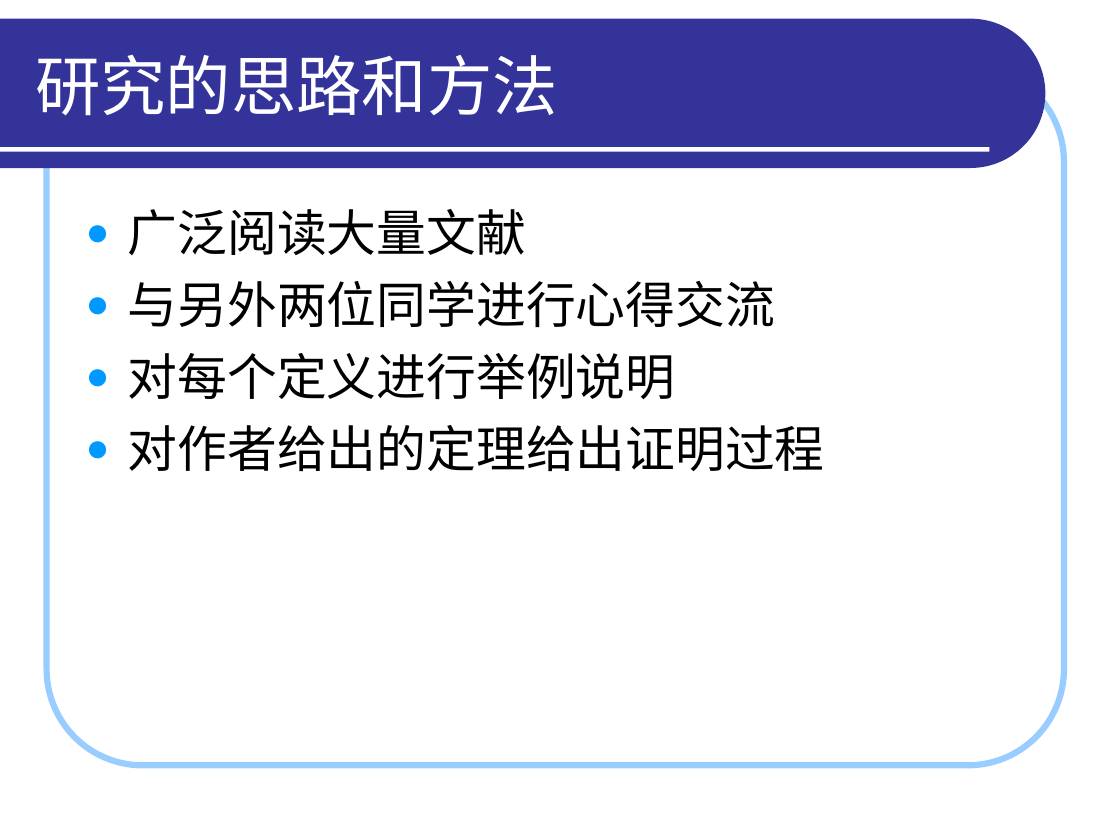
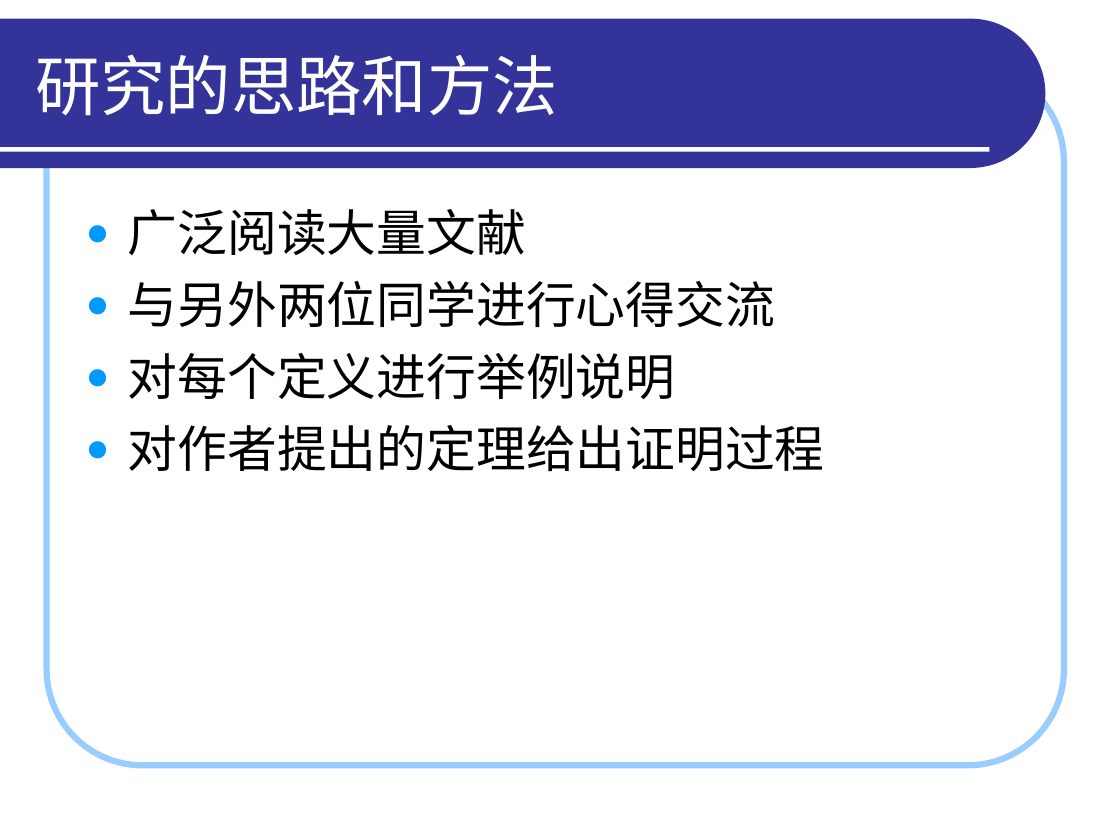
Before and after one commit to HiltonWei/wpstest, a slide deck: slide 4 of branches/区钺坚/读书报告/答辩演示_区钺坚.ppt. Drawn at 1120x840 pixels with LibreOffice and Linux fonts; fonts in the diff are those of the drawing. Boxes give left, top, right and bottom in pixels: in the first picture for what was removed or moved away, otherwise in the second. Text is boxed around its words. In the diff, an @@ line names an element or a change of style, - is before the commit and + after.

```diff
--- a/branches/区钺坚/读书报告/答辩演示_区钺坚.ppt
+++ b/branches/区钺坚/读书报告/答辩演示_区钺坚.ppt
@@ text at [128,425,825,471]: text changed @@
-● 对作者给出的定理给出证明过程
+● 对作者提出的定理给出证明过程
```
Also in this commit, not shown: 4 other slides changed, 2 slides added.
